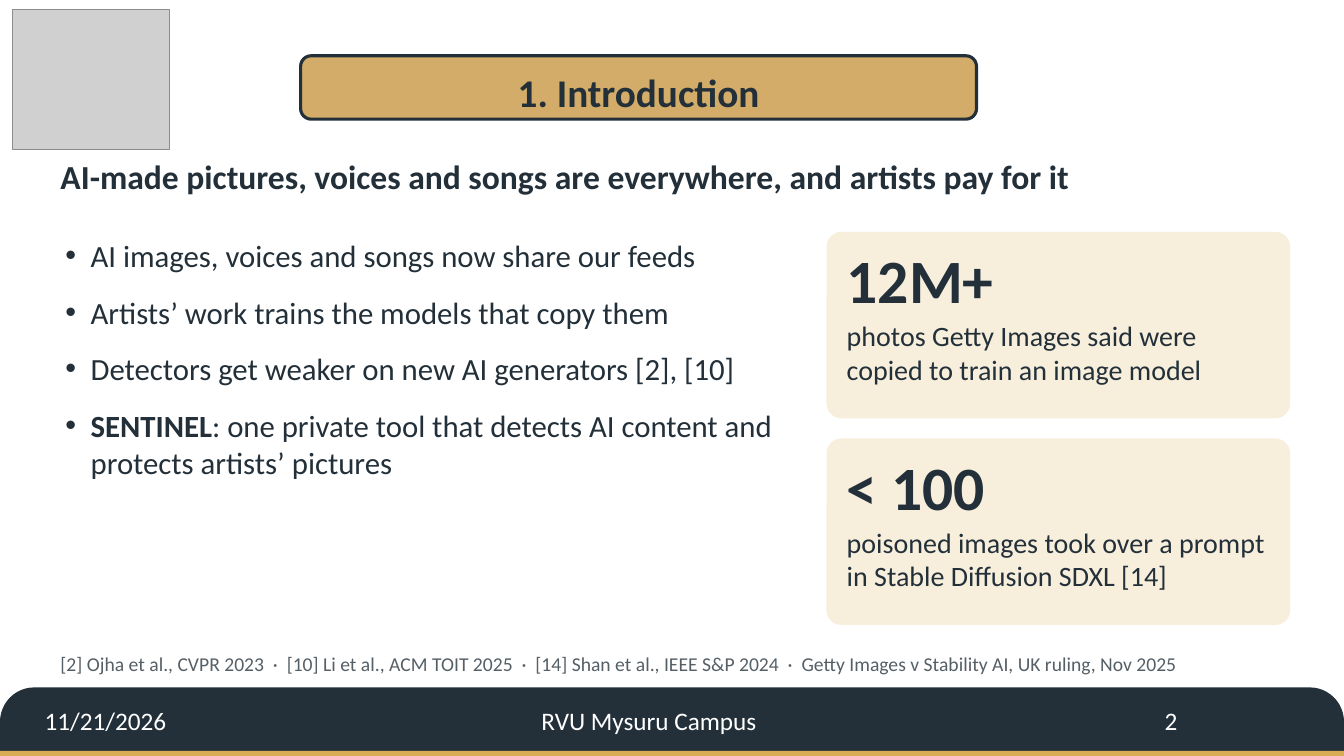
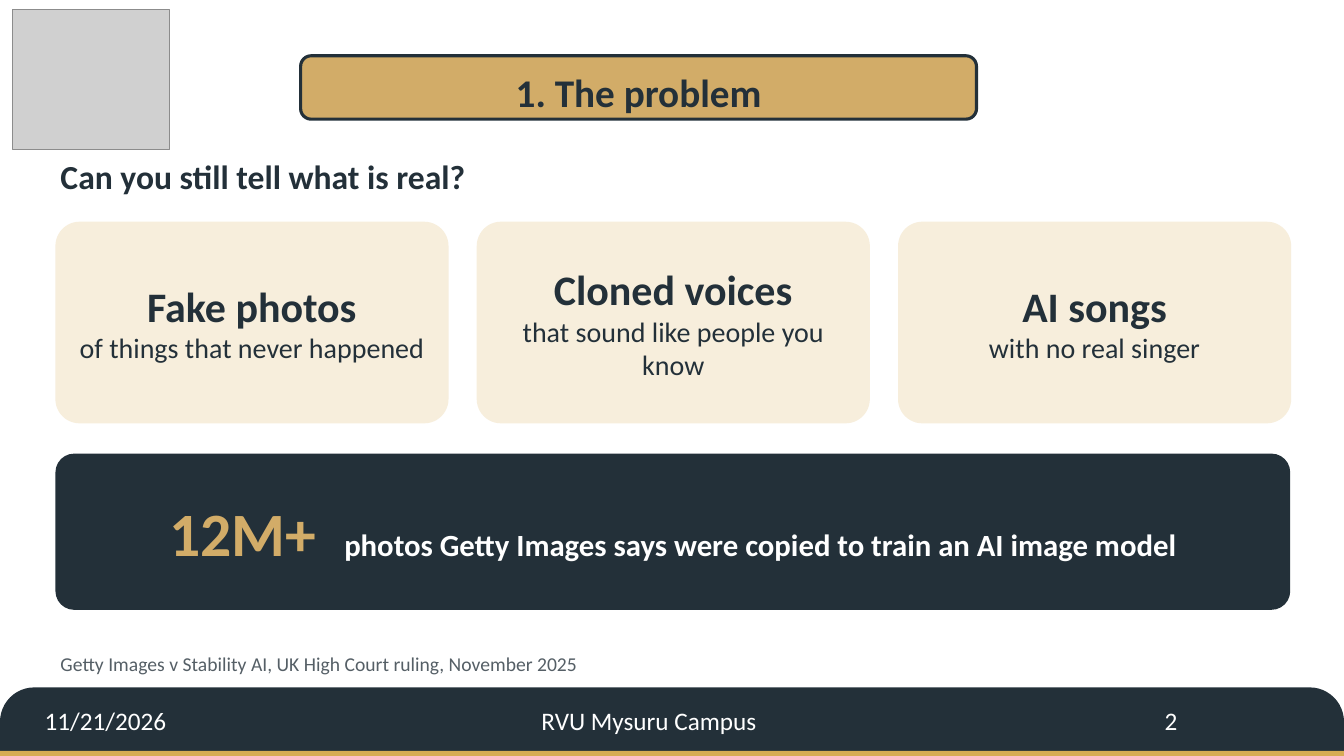
Before and after one commit to YajatGhule/ai-poisoner, a slide deck: slide 2 of sidt/SIDT_Jury_Deck_G14.pptx. Drawn at 1344x756 pixels with LibreOffice and Linux fonts; fonts in the diff are those of the drawing; grey boxes stand for pictures; background and template pictures are left out. Boxes give left, top, right and bottom in pixels: in the first picture for what was removed or moved away, otherwise in the second. Text is boxed around its words. In the diff, an @@ line names an element or a change of style, - is before the commit and + after.

```diff
--- a/sidt/SIDT_Jury_Deck_G14.pptx
+++ b/sidt/SIDT_Jury_Deck_G14.pptx
@@ text in rounded rectangle at (x1=516, y1=79, x2=762, y2=113): text changed @@
-1. Introduction
+1. The problem
@@ text at (x1=60, y1=165, x2=465, y2=195): text changed @@
-AI-made pictures, voices and songs are everywhere, and artists pay for it
+Can you still tell what is real?
@@ rounded rectangle added at (x1=55, y1=222, x2=449, y2=423), fill #F7EEDC, 20 pt, text #233039 @@
+Fake photos
+of things that never happened
@@ rounded rectangle added at (x1=477, y1=222, x2=870, y2=423), fill #F7EEDC, 20 pt, text #233039 @@
+Cloned voices
+that sound like people you know
@@ rounded rectangle removed at (x1=827, y1=232, x2=1291, y2=418) @@
@@ rounded rectangle added at (x1=898, y1=222, x2=1292, y2=423), fill #F7EEDC, 20 pt, text #233039 @@
+AI songs
+with no real singer
@@ text removed at (x1=91, y1=245, x2=772, y2=479) @@
-• AI images, voices and songs now share our feeds
-• Artists’ work trains the models that copy them
-• Detectors get weaker on new AI generators [2], [10]
-• SENTINEL: one private tool that detects AI content and protects artists’ pictures
@@ text removed at (x1=847, y1=262, x2=1201, y2=385) @@
-12M+
-photos Getty Images said were copied to train an image model
@@ rounded rectangle "12M+ photos Getty Images says ..." resized from (x1=827, y1=439, x2=1291, y2=625) to (x1=55, y1=454, x2=1291, y2=610) @@
@@ rounded rectangle "12M+ photos Getty Images says ..." at (x1=55, y1=454, x2=1291, y2=610): fill #F7EEDC to #233039; proportions changed @@
@@ text removed at (x1=847, y1=469, x2=1264, y2=590) @@
-< 100
-poisoned images took over a prompt in Stable Diffusion SDXL [14]
@@ text in rounded rectangle at (x1=169, y1=515, x2=1176, y2=562): text added @@
+12M+ photos Getty Images says were copied to train an AI image model
@@ text at (x1=60, y1=657, x2=577, y2=675): text changed @@
-[2] Ojha et al., CVPR 2023 · [10] Li et al., ACM TOIT 2025 · [14] Shan et al., IEEE S&P 2024 · Getty Images v Stability AI, UK ruling, Nov 2025
+Getty Images v Stability AI, UK High Court ruling, November 2025
```
Also in this commit, not shown: 8 other slides changed, 1 slide added, 1 slide removed, 8 other files.
